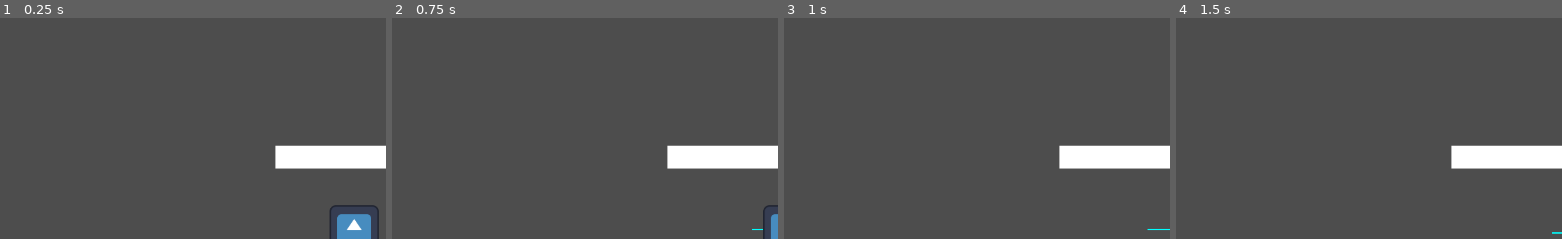
Above: before the commit, frames 1-4 (left to right).
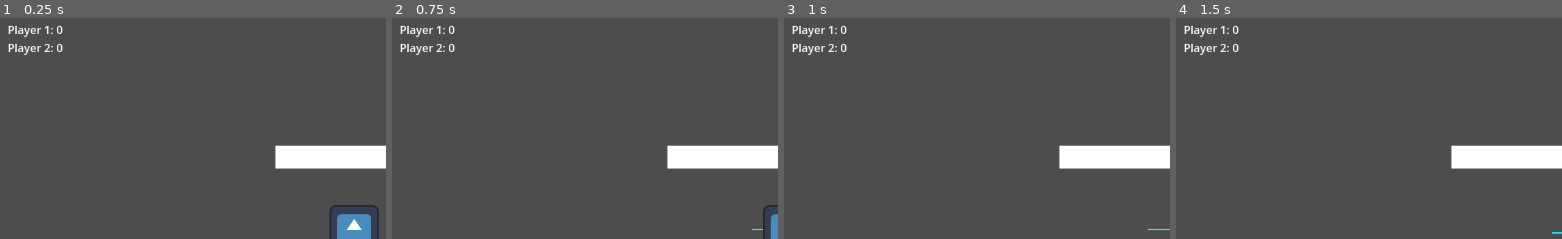
Above: after the commit, the same moments.

Repository: reniby/catfight
Game: Godot game, scene res://scenes/catfight.tscn
The game is run twice, just before and just after one commit, with the same random seed, the same clock (stepped at 60 frames per second) and the same inputs. The engine's default icon, where the game draws it, is replaced by a stand-in: a white triangle on a blue panel in a dark square.
Inputs:
- Up to frame 1 (0.25 s): no input
- Up to frame 2 (0.75 s): tap Enter at 0.5 s; hold Right (right_p1) from 0.53 s (still down); tap S (down_p2) at 0.6 s
- Up to frame 3 (1 s): keep holding Right (right_p1)
- Up to frame 4 (1.5 s): release Right (right_p1) at 1.28 s; hold Down (down_p1) from 1.28 s (still down); tap A (left_p2) at 1.35 s
The pictures show only the part of the screen within x 4-54%, y 2-51%; the shares and areas given below are measured in that part.

The runs differ from the first frame. In frame 1, 0.5% of the frame differs, in the area x 2-17%, y 3-17%; in frame 2, 0.5%; in frame 3, 0.5%; in frame 4, 0.5%.

Commit message:
score and tail ends

Diff:
--- a/project.godot
+++ b/project.godot
@@ -12,7 +12,7 @@
 
 config/name="catfight"
 run/main_scene="res://scenes/catfight.tscn"
-config/features=PackedStringArray("4.4", "GL Compatibility")
+config/features=PackedStringArray("4.3", "GL Compatibility")
 config/icon="res://icon.svg"
 
 [input]
--- a/scenes/catfight.tscn
+++ b/scenes/catfight.tscn
@@ -1,8 +1,9 @@
-[gd_scene load_steps=4 format=3 uid="uid://bnycs8o7hatbv"]
+[gd_scene load_steps=5 format=3 uid="uid://bnycs8o7hatbv"]
 
 [ext_resource type="PackedScene" uid="uid://dicljeul2qf12" path="res://scenes/platform.tscn" id="1_ffnek"]
-[ext_resource type="Script" uid="uid://dpahu8oa4ca0d" path="res://scripts/catfight.gd" id="1_rkgal"]
+[ext_resource type="Script" path="res://scripts/catfight.gd" id="1_rkgal"]
 [ext_resource type="PackedScene" uid="uid://dsxn5ou3e4h0t" path="res://scenes/player.tscn" id="1_whaxt"]
+[ext_resource type="Script" path="res://scripts/score.gd" id="4_tttqi"]
 
 [node name="Catfight" type="Node2D"]
 script = ExtResource("1_rkgal")
@@ -50,3 +51,10 @@
 scale = Vector2(1.44, 33.96)
 
 [node name="Camera2D" type="Camera2D" parent="."]
+
+[node name="Label" type="Label" parent="."]
+offset_left = -500.0
+offset_top = -300.0
+offset_right = -460.0
+offset_bottom = -277.0
+script = ExtResource("4_tttqi")
--- a/scenes/player.tscn
+++ b/scenes/player.tscn
@@ -28,6 +28,7 @@
 one_shot = true
 
 [node name="ITimer" type="Timer" parent="."]
+wait_time = 2.0
 one_shot = true
 
 [connection signal="timeout" from="DeathTimer" to="." method="_on_death_timer_timeout"]
--- a/scripts/player.gd
+++ b/scripts/player.gd
@@ -9,6 +9,7 @@
 @onready var i_timer: Timer = $ITimer
 @onready var camera = $"../Camera2D"
 @onready var collision: CollisionShape2D = $CollisionShape2D
+@onready var score: int = 0
 
 var trail
 
@@ -61,16 +62,29 @@
 
 func death():
 	visible = false
-	collision.set_deferred("disabled", true)
+
+	set_collision_layer_value(2, false)
 	death_timer.start()
+	trail.clear_points()
+	for coll in trail.shapes:
+		coll.queue_free()
+		trail.shapes = []
 
 func _on_death_timer_timeout() -> void:
 	position.x = 0
 	position.y = 0
 	visible = true
-	rotation = 90
 	i_timer.start()
+	var tween = get_tree().create_tween()
+
+	tween.tween_property($Icon, "modulate:a", 0.4, 0.25)
+	tween.tween_property($Icon, "modulate:a", 1, 0.25)
+	tween.tween_property($Icon, "modulate:a", 0.4, 0.25)
+	tween.tween_property($Icon, "modulate:a", 1, 0.25)
+	tween.tween_property($Icon, "modulate:a", 0.4, 0.25)
+	tween.tween_property($Icon, "modulate:a", 1, 0.25)
+	tween.tween_property($Icon, "modulate:a", 0.4, 0.25)
+	tween.tween_property($Icon, "modulate:a", 1, 0.25)
 
 func _on_i_timer_timeout() -> void:
-	collision.set_deferred("disabled", false)
-	rotation = 0
+	set_collision_layer_value(2, true)
--- /dev/null
+++ b/scripts/score.gd
@@ -0,0 +1,13 @@
+extends Label
+@onready var player: CharacterBody2D = $"../Player"
+@onready var player_2: CharacterBody2D = $"../Player2"
+
+
+# Called when the node enters the scene tree for the first time.
+func _ready() -> void:
+	pass # Replace with function body.
+
+
+# Called every frame. 'delta' is the elapsed time since the previous frame.
+func _process(delta: float) -> void:
+	text = "Player 1: " + str(player.score) + "\n" + "Player 2: " + str(player_2.score)
--- a/scripts/trail.gd
+++ b/scripts/trail.gd
@@ -40,4 +40,5 @@
 func _on_area_2d_body_entered(body: Node2D) -> void:
 	if body is CharacterBody2D and get_parent().player != body.player:
 		print(body.player, "dead")
+		get_parent().score += 1
 		body.death()
Not shown, changed: brackeys_platformer_assets 2/fonts/PixelOperator8-Bold.ttf.import
Not shown, changed: brackeys_platformer_assets 2/fonts/PixelOperator8.ttf.import
Not shown: 1 places in scenes/player.tscn that only renumber resources
Not shown: 1 places in scenes/trail.tscn that only renumber resources
